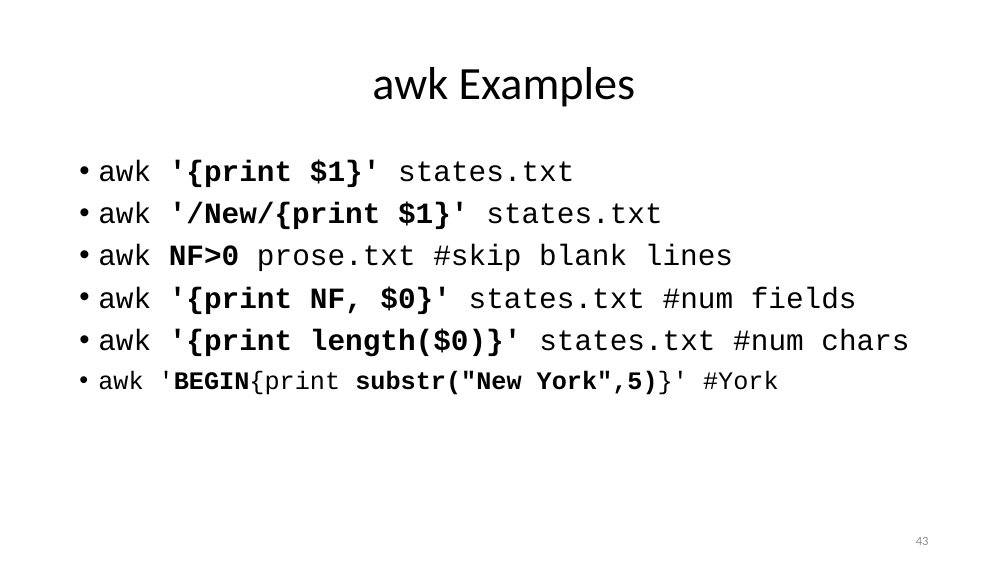
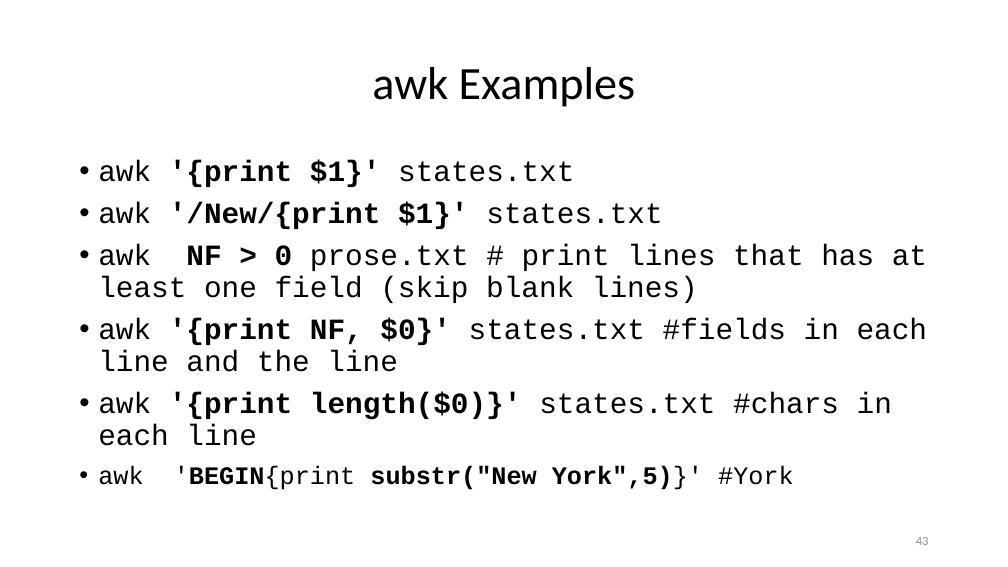
Before and after one commit to ketancmaheshwari/lisa19, a slide deck: slide 43 of lpt_LISA.pptx. Drawn at 1008x567 pixels with LibreOffice and Linux fonts; fonts in the diff are those of the drawing. Boxes give left, top, right and bottom in pixels: in the first picture for what was removed or moved away, otherwise in the second. Text is boxed around its words. In the diff, an @@ line names an element or a change of style, - is before the commit and + after.

Commit message:
Some more examples

```diff
--- a/lpt_LISA.pptx
+++ b/lpt_LISA.pptx
@@ text at (98,244,928,446): text changed @@
-• awk NF>0 prose.txt #skip blank lines
-• awk '{print NF, $0}' states.txt #num fields
-• awk '{print length($0)}' states.txt #num chars
+• awk NF > 0 prose.txt # print lines that has at least one field (skip blank lines)
+• awk '{print NF, $0}' states.txt #fields in each line and the line
+• awk '{print length($0)}' states.txt #chars in each line
```
Also in this commit, not shown: 2 other slides changed, 1 other file.
